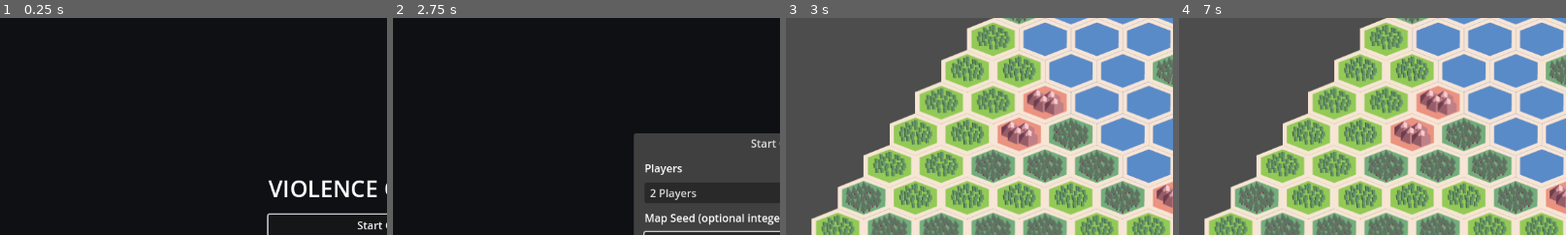
Above: before the commit, frames 1-4 (left to right).
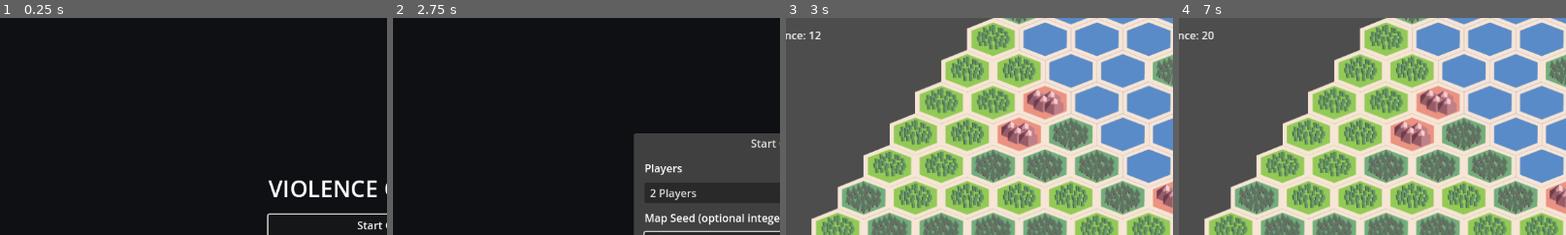
Above: after the commit, the same moments.

Repository: Gitchegumi/Violence-of-Action
Game: Godot game, scene res://scenes/ui/main_menu.tscn
Same seed, same stepped clock (60 frames per second), same inputs: the game is played once before the commit and once after it.
Inputs (mouse positions are % of the whole screen's width and height, from its top left):
- Up to frame 1 (0.25 s): no input
- Up to frame 2 (2.75 s): click "Start Game" at 0.5 s; click (50, 52) at 1.27 s; type "12" at 1.35 s; click "Start Game" at 2 s
- Up to frame 3 (3 s): click "Start" at 2.75 s
- Up to frame 4 (7 s): tap Enter (ui_accept) at 3.5, 3.77, 4.25, 5, 5.75, 6.5, 6.77 s; move the mouse to (72, 45) at 3.52 s; hold Right (ui_right) 3.53-4.25 s; tap 1 at 3.6, 5.3 s; click (72, 45) at 3.67 s; tap 2 at 3.8, 6.6 s; drag from (30, 55) to (45, 70) at 4.27 s; move the mouse to (60, 28) at 5.02 s; hold Right (ui_right) 5.03-5.75 s; tap 3 at 5.1, 6.8 s; drag from (45, 70) to (20, 35) at 5.77 s; move the mouse to (80, 65) at 6.52 s; hold Left (ui_left) from 6.53 s (still down)
The pictures show only the part of the screen within x 0-50%, y 0-50%; the shares and areas given below are measured in that part.

Frames 1-2 are identical in both runs. In frame 3, 0.2% of the frame differs, in the area x 0-10%, y 6-10%; in frame 4, 0.2%.

Commit message:
feat(economy): implement essence resource system
Add authoritative per-player essence balances, turn income, Scavenger rewards, upgrade eligibility, objective rewards, and upkeep. Wire purchases and the gameplay HUD to the resource manager, align Coreborn costs with GAME_RULES.md, and cover the mechanics with GUT tests.

Diff:
--- a/assets/data/armies/TheCoreborn/tier-1/battlefield_scavenger.tres
+++ b/assets/data/armies/TheCoreborn/tier-1/battlefield_scavenger.tres
@@ -10,7 +10,7 @@
 can_upgrade = false
 upgrade_cost = -1
 unit_description = "A unit that profits from destruction on the battlefield."
-unit_cost_type = "fibonnacci"
+unit_cost_type = "fibonacci"
 unit_cost = 1
 stats_block = {
 "armor": 0,
--- a/assets/data/armies/TheCoreborn/tier-1/fluxsmith.tres
+++ b/assets/data/armies/TheCoreborn/tier-1/fluxsmith.tres
@@ -10,7 +10,7 @@
 can_upgrade = true
 upgrade_cost = 3
 unit_description = "Support unit with healing and terrain-altering abilities."
-unit_cost = 2
+unit_cost = 4
 stats_block = {
 "armor": 0,
 "attack": 1,
--- a/assets/data/armies/TheCoreborn/tier-1/ghostthorn.tres
+++ b/assets/data/armies/TheCoreborn/tier-1/ghostthorn.tres
@@ -11,7 +11,7 @@
 upgrade_cost = 5
 unit_description = "Stealthy infiltrators using teleportation tech."
 unit_cost_type = "standard"
-unit_cost = 3
+unit_cost = 8
 stats_block = {
 "armor": 0,
 "attack": 2,
--- a/assets/data/armies/TheCoreborn/tier-1/golemancer_hull.tres
+++ b/assets/data/armies/TheCoreborn/tier-1/golemancer_hull.tres
@@ -11,7 +11,7 @@
 upgrade_cost = 5
 unit_description = "Massive exo-shell driven by arcane tech. Slow, powerful, and resilient."
 unit_cost_type = "standard"
-unit_cost = 3
+unit_cost = 8
 stats_block = {
 "armor": 2,
 "attack": 3,
--- a/assets/data/armies/TheCoreborn/tier-1/shard_walker.tres
+++ b/assets/data/armies/TheCoreborn/tier-1/shard_walker.tres
@@ -11,7 +11,7 @@
 upgrade_cost = 3
 unit_description = "Light troops augmented with crystal tech for standard mobility."
 unit_cost_type = "standard"
-unit_cost = 1
+unit_cost = 2
 stats_block = {
 "armor": 0,
 "attack": 1,
--- a/assets/data/armies/TheCoreborn/tier-1/tide_born.tres
+++ b/assets/data/armies/TheCoreborn/tier-1/tide_born.tres
@@ -11,7 +11,7 @@
 upgrade_cost = 5
 unit_description = "Bio-engineered aquatic troopers with amphibious mobility."
 unit_cost_type = "standard"
-unit_cost = 2
+unit_cost = 4
 stats_block = {
 "armor": 0,
 "attack": 2,
--- a/scenes/main.tscn
+++ b/scenes/main.tscn
@@ -1,13 +1,24 @@
-[gd_scene load_steps=4 format=3 uid="uid://b6163kstksqqe"]
+[gd_scene load_steps=5 format=3 uid="uid://b6163kstksqqe"]
 
 [ext_resource type="PackedScene" uid="uid://c6i7i5yoovjsh" path="res://scenes/tileMap.tscn" id="1_o5qli"]
 [ext_resource type="Script" uid="uid://cp41w75xohqfi" path="res://scripts/main.gd" id="1_sugp2"]
 [ext_resource type="PackedScene" uid="uid://1rpkc5flac0n" path="res://scenes/ui/unit_info_panel.tscn" id="2_0wfyh"]
+[ext_resource type="Script" path="res://scripts/systems/resource_manager.gd" id="3_resource"]
 
 [node name="Main" type="Node2D"]
 script = ExtResource("1_sugp2")
 
+[node name="ResourceManager" type="Node" parent="."]
+script = ExtResource("3_resource")
+
 [node name="TileMapLayer" parent="." instance=ExtResource("1_o5qli")]
+
+[node name="EssenceLabel" type="Label" parent="."]
+offset_left = 14.0
+offset_top = 14.0
+offset_right = 180.0
+offset_bottom = 45.0
+text = "Player 1 Essence: 12"
 
 [node name="UnitInfoPanel" parent="." instance=ExtResource("2_0wfyh")]
 offset_left = 14.0
--- a/scripts/main.gd
+++ b/scripts/main.gd
@@ -2,6 +2,8 @@
 
 func _ready():
 	var tile_map := $TileMapLayer
+	$ResourceManager.essence_changed.connect(_on_essence_changed)
+	_on_essence_changed(0, $ResourceManager.get_essence(0), 0, "initial")
 	# Clicking a placed unit (or the Inspect action) shows its info.
 	tile_map.unit_selected.connect($UnitInfoPanel.show_unit)
 	# Deploy radial: preview the hovered unit in the same panel, and clear it
@@ -13,3 +15,8 @@
 	var data = $TileMapLayer.get_unit_type(unit_id)
 	if data:
 		$UnitInfoPanel.show_unit_type(data, $TileMapLayer.get_unit_artwork(unit_id))
+
+
+func _on_essence_changed(player_id: int, total: int, _delta: int, _reason: String) -> void:
+	if player_id == 0:
+		$EssenceLabel.text = "Player 1 Essence: %d" % total
--- /dev/null
+++ b/scripts/systems/resource_manager.gd
@@ -0,0 +1,180 @@
+extends Node
+class_name ResourceManager
+
+signal essence_changed(player_id: int, total: int, delta: int, reason: String)
+signal objective_control_changed(previous_player_id: int, player_id: int)
+
+const INITIAL_ESSENCE := 12
+const SCAVENGER_REWARD_PER_DESTRUCTION := 3
+const OBJECTIVE_CAPTURE_BONUS := 6
+const OBJECTIVE_UPKEEP := 3
+const NO_PLAYER := -1
+
+var balances: Dictionary = {}
+var pending_destructions: Dictionary = {}
+var upgraded_units_this_turn: Dictionary = {}
+var objective_controller := NO_PLAYER
+var _destruction_serial := 0
+
+
+func _ready() -> void:
+	var configured_players := 2
+	if GameSession.has_match_config():
+		configured_players = int(GameSession.match_config.get("player_count", 2))
+	configure_players(configured_players)
+
+
+func configure_players(player_count: int, initial_essence: int = INITIAL_ESSENCE) -> void:
+	balances.clear()
+	pending_destructions.clear()
+	upgraded_units_this_turn.clear()
+	objective_controller = NO_PLAYER
+	for player_id in range(clampi(player_count, 2, 3)):
+		balances[player_id] = maxi(0, initial_essence)
+		pending_destructions[player_id] = {}
+		upgraded_units_this_turn[player_id] = {}
+
+
+func get_essence(player_id: int) -> int:
+	return int(balances.get(player_id, 0))
+
+
+func set_essence(player_id: int, amount: int, reason: String = "set") -> void:
+	var previous := get_essence(player_id)
+	balances[player_id] = maxi(0, amount)
+	_emit_essence_change(player_id, get_essence(player_id) - previous, reason)
+
+
+func can_afford(player_id: int, cost: int) -> bool:
+	return cost >= 0 and get_essence(player_id) >= cost
+
+
+func try_spend(player_id: int, cost: int, reason: String) -> bool:
+	if not can_afford(player_id, cost):
+		return false
+	balances[player_id] = get_essence(player_id) - cost
+	_emit_essence_change(player_id, -cost, reason)
+	return true
+
+
+func add_essence(player_id: int, amount: int, reason: String) -> int:
+	if amount <= 0:
+		return get_essence(player_id)
+	balances[player_id] = get_essence(player_id) + amount
+	_emit_essence_change(player_id, amount, reason)
+	return get_essence(player_id)
+
+
+func start_turn(player_id: int, active_units: Array) -> int:
+	upgraded_units_this_turn[player_id] = {}
+	var income := calculate_diversity_income(active_units)
+	if _contains_scavenger(active_units):
+		income += SCAVENGER_REWARD_PER_DESTRUCTION * pending_destructions.get(player_id, {}).size()
+	pending_destructions[player_id] = {}
+	if income > 0:
+		add_essence(player_id, income, "start_turn_income")
+	return income
+
+
+func record_unit_destroyed(destruction_id: String = "") -> String:
+	var resolved_id := destruction_id
+	if resolved_id.is_empty():
+		_destruction_serial += 1
+		resolved_id = "destroyed_%d" % _destruction_serial
+	for player_id in pending_destructions:
+		pending_destructions[player_id][resolved_id] = true
+	return resolved_id
+
+
+func try_purchase_upgrade(
+	player_id: int,
+	unit_id: String,
+	cost: int,
+	is_engaged: bool,
+	is_adjacent_to_enemy: bool
+) -> bool:
+	if unit_id.is_empty() or is_engaged or is_adjacent_to_enemy:
+		return false
+	if upgraded_units_this_turn.get(player_id, {}).has(unit_id):
+		return false
+	if not try_spend(player_id, cost, "upgrade:%s" % unit_id):
+		return false
+	upgraded_units_this_turn[player_id][unit_id] = true
+	return true
+
+
+func capture_objective(player_id: int) -> bool:
+	if objective_controller == player_id:
+		return false
+	var previous := objective_controller
+	objective_controller = player_id
+	add_essence(player_id, OBJECTIVE_CAPTURE_BONUS, "objective_capture")
+	objective_control_changed.emit(previous, player_id)
+	return true
+
+
+func resolve_objective_upkeep(player_id: int) -> bool:
+	if objective_controller != player_id:
+		return true
+	if try_spend(player_id, OBJECTIVE_UPKEEP, "objective_upkeep"):
+		return true
+	var previous := objective_controller
+	objective_controller = NO_PLAYER
+	objective_control_changed.emit(previous, NO_PLAYER)
+	return false
+
+
+static func calculate_diversity_income(active_units: Array) -> int:
+	var counted_types: Dictionary = {}
+	var income := 0
+	for unit in active_units:
+		var data = unit.get_unit_data() if unit is Node and unit.has_method("get_unit_data") else unit
+		if data == null or _is_scavenger(data):
+			continue
+		var type_id := _unit_type_id(data)
+		if counted_types.has(type_id):
+			continue
+		counted_types[type_id] = true
+		income += floori(_unit_cost(data) / 2.0)
+	return income
+
+
+static func _contains_scavenger(active_units: Array) -> bool:
+	for unit in active_units:
+		var data = unit.get_unit_data() if unit is Node and unit.has_method("get_unit_data") else unit
+		if data != null and _is_scavenger(data):
+			return true
+	return false
+
+
+static func _is_scavenger(data) -> bool:
+	return _unit_name(data).to_lower() == "battlefield scavenger"
+
+
+static func _unit_type_id(data) -> String:
+	if data is Resource and not data.resource_path.is_empty():
+		return data.resource_path
+	return _unit_name(data).to_lower()
+
+
+static func _unit_name(data) -> String:
+	if data is Dictionary:
+		return str(data.get("unit_name", ""))
+	return str(data.unit_name)
+
+
+static func _unit_cost(data) -> int:
+	if data is Dictionary:
+		return int(data.get("unit_cost", 0))
+	return int(data.unit_cost)
+
+
+func _emit_essence_change(player_id: int, delta: int, reason: String) -> void:
+	essence_changed.emit(player_id, get_essence(player_id), delta, reason)
+	GameLog.debug("economy", "Player %d essence %s%d => %d (%s)" % [
+		player_id + 1,
+		"+" if delta >= 0 else "",
+		delta,
+		get_essence(player_id),
+		reason,
+	])
--- a/scripts/tile_map.gd
+++ b/scripts/tile_map.gd
@@ -41,13 +41,17 @@
 var pending_action: Dictionary = {}  # Set when an action awaits target selection
 var _radial_is_deploy: bool = false  # True while a DEPLOY radial is open
 
-# --- Mock Resource System (for T018) ---
-var player_essence: int = 10  # Mock starting resources
+var resource_manager: ResourceManager
+const ACTIVE_PLAYER_ID := 0
 
 
 # --- Built-in Godot Functions ---
 
 func _ready():
+	resource_manager = get_node_or_null("../ResourceManager") as ResourceManager
+	if resource_manager == null:
+		resource_manager = ResourceManager.new()
+		add_child(resource_manager)
 	if GameSession.has_match_config():
 		player_count = int(GameSession.match_config.get("player_count", 2))
 		map_seed = int(GameSession.match_config.get("seed", 0))
@@ -585,7 +589,7 @@
 		"unit_name": data.unit_name,
 		"unit_role": data.unit_role,
 		"unit_cost": cost,
-		"affordable": player_essence >= cost,
+		"affordable": resource_manager.can_afford(ACTIVE_PLAYER_ID, cost),
 		"stats_block": data.stats_block,
 		"abilities": data.special_abilities,
 		"unit_description": data.unit_description,
@@ -598,7 +602,7 @@
 	if unit_node and unit_node.has_method("get_unit_data"):
 		data = unit_node.get_unit_data()
 	var can_upgrade := data != null and data.can_upgrade \
-		and data.upgrades_to != null and player_essence >= data.upgrade_cost
+		and data.upgrades_to != null and resource_manager.can_afford(ACTIVE_PLAYER_ID, data.upgrade_cost)
 	return [
 		{"action_id": "attack", "label": "Attack", "enabled": true, "description": "Attack a target"},
 		{"action_id": "move", "label": "Move", "enabled": true, "description": "Move to another tile"},
@@ -609,7 +613,7 @@
 func _build_placement_context() -> Dictionary:
 	"""Supply the radial menu with current validation context (T024)."""
 	return {
-		"resources": player_essence,
+		"resources": get_player_essence(),
 		"tile_valid": is_in_deployment_zone(radial_origin, 0),
 		"tile_occupied": troop_manager.get_unit_at_map_coord(radial_origin) != null,
 		"now_ms": Time.get_ticks_msec(),
@@ -623,18 +627,23 @@
 	emit_signal("deploy_preview_ended")
 
 func _on_radial_unit_selected(unit_id: String, origin: Vector2i):
-	"""Successful placement: spawn the real unit via troop_manager, deduct
-	essence, re-validate affordability, then close the radial as 'placed'."""
+	"""Reserve essence, place the real unit, and refund any rejected placement."""
 	var unit := _find_radial_unit(unit_id)
-	var cost := int(unit.get("unit_cost", 0)) if not unit.is_empty() else 0
+	if unit.is_empty():
+		_deploy_log("Unknown deployment unit rejected: %s" % unit_id)
+		return
+	var cost := int(unit.get("unit_cost", 0))
+	if not resource_manager.try_spend(ACTIVE_PLAYER_ID, cost, "purchase:%s" % unit_id):
+		_deploy_log("Not enough essence to place %s" % unit_id)
+		return
 	troop_manager.set_current_unit(unit_id)
 	if troop_manager.place_unit(origin):
-		player_essence = maxi(0, player_essence - cost)
-		_deploy_log("Placed %s at %s (essence=%d)" % [unit_id, str(origin), player_essence])
+		_deploy_log("Placed %s at %s (essence=%d)" % [unit_id, str(origin), get_player_essence()])
 	else:
+		resource_manager.add_essence(ACTIVE_PLAYER_ID, cost, "purchase_refund:%s" % unit_id)
 		_deploy_log("troop_manager rejected placement of %s at %s" % [unit_id, str(origin)])
 	if radial_menu_instance:
-		radial_menu_instance.revalidate_affordability(player_essence)
+		radial_menu_instance.revalidate_affordability(get_player_essence())
 	emit_signal("deploy_unit_selected", unit_id, origin)
 	_close_radial_menu("placed")
 
@@ -660,12 +669,20 @@
 	if data == null or not data.can_upgrade or data.upgrades_to == null:
 		_deploy_log("Upgrade unavailable for unit at %s" % str(origin))
 		return
-	if player_essence < data.upgrade_cost:
+	if not resource_manager.can_afford(ACTIVE_PLAYER_ID, data.upgrade_cost):
 		_deploy_log("Not enough essence to upgrade at %s" % str(origin))
 		return
-	player_essence -= data.upgrade_cost
+	if not resource_manager.try_purchase_upgrade(
+		ACTIVE_PLAYER_ID,
+		str(unit_node.get_instance_id()),
+		data.upgrade_cost,
+		false,
+		false
+	):
+		_deploy_log("Unit at %s cannot be upgraded again this turn" % str(origin))
+		return
 	unit_node.data = data.upgrades_to
-	_deploy_log("Upgraded unit at %s to %s (essence=%d)" % [str(origin), data.upgrades_to.unit_name, player_essence])
+	_deploy_log("Upgraded unit at %s to %s (essence=%d)" % [str(origin), data.upgrades_to.unit_name, get_player_essence()])
 
 func _begin_pending_action(kind: String, unit_node, origin: Vector2i):
 	# Move/Attack need a follow-up target-selection step. For now we record the
@@ -720,10 +737,8 @@
 	GameLog.debug("deployment.radial", message)
 
 func set_player_essence(amount: int):
-	"""Set player essence for testing affordability (temporary for T018)"""
-	player_essence = amount
-	_deploy_log("Player essence set to: %d" % player_essence)
+	resource_manager.set_essence(ACTIVE_PLAYER_ID, amount, "debug_set")
+	_deploy_log("Player essence set to: %d" % get_player_essence())
 
 func get_player_essence() -> int:
-	"""Get current player essence"""
-	return player_essence
+	return resource_manager.get_essence(ACTIVE_PLAYER_ID) if resource_manager else 0
--- a/scripts/unit_type.gd
+++ b/scripts/unit_type.gd
@@ -46,7 +46,7 @@
 	if unit_cost_type == "standard":
 		return unit_cost
 	elif unit_cost_type == "fibonacci":
-		return fibonacci(p_unit_count + 1)
+		return fibonacci(p_unit_count + 2)
 	return 0  # Default case for unknown cost types
 
 
--- a/tests/integration/test_deploy_real_units.gd
+++ b/tests/integration/test_deploy_real_units.gd
@@ -14,7 +14,7 @@
 	assert_true(tm.catalog.has("shard_walker"), "catalog loads the shard_walker UnitType")
 	var data = tm.catalog.get("shard_walker")
 	assert_eq(data.unit_name, "Shard Walker")
-	assert_eq(data.get_cost(0), 1, "Shard Walker costs 1 essence")
+	assert_eq(data.get_cost(0), 2, "Shard Walker cost matches GAME_RULES.md")
 
 func test_shard_walker_resource_fields():
 	var data = load("res://assets/data/armies/TheCoreborn/tier-1/shard_walker.tres")
--- /dev/null
+++ b/tests/unit/test_resource_manager.gd
@@ -0,0 +1,84 @@
+extends GutTest
+
+var ResourceManagerScript = preload("res://scripts/systems/resource_manager.gd")
+var manager: ResourceManager
+
+
+func before_each():
+	manager = ResourceManagerScript.new()
+	add_child_autofree(manager)
+	manager.configure_players(2)
+
+
+func _unit(unit_name: String, unit_cost: int) -> Dictionary:
+	return {"unit_name": unit_name, "unit_cost": unit_cost}
+
+
+func test_players_begin_with_twelve_essence():
+	assert_eq(manager.get_essence(0), 12)
+	assert_eq(manager.get_essence(1), 12)
+
+
+func test_diversity_income_counts_each_non_scavenger_type_once():
+	var units := [_unit("Shard Walker", 2), _unit("Shard Walker", 2), _unit("Tide Born", 4)]
+	assert_eq(manager.start_turn(0, units), 3)
+	assert_eq(manager.get_essence(0), 15)
+
+
+func test_no_units_and_only_scavengers_have_no_passive_income():
+	assert_eq(manager.start_turn(0, []), 0)
+	assert_eq(manager.start_turn(0, [_unit("Battlefield Scavenger", 1)]), 0)
+	assert_eq(manager.get_essence(0), 12)
+
+
+func test_scavenger_rewards_each_unique_destruction_once_not_per_scavenger():
+	manager.record_unit_destroyed("unit_a")
+	manager.record_unit_destroyed("unit_a")
+	manager.record_unit_destroyed("unit_b")
+	var scavengers := [_unit("Battlefield Scavenger", 1), _unit("Battlefield Scavenger", 2)]
+	assert_eq(manager.start_turn(0, scavengers), 6)
+	assert_eq(manager.start_turn(0, scavengers), 0, "destruction window resets at turn start")
+
+
+func test_spending_emits_state_change_and_rejects_unaffordable_cost():
+	watch_signals(manager)
+	assert_true(manager.try_spend(0, 4, "purchase:tide_born"))
+	assert_eq(manager.get_essence(0), 8)
+	assert_signal_emitted_with_parameters(manager, "essence_changed", [0, 8, -4, "purchase:tide_born"])
+	assert_false(manager.try_spend(0, 9, "purchase:ghostthorn"))
+	assert_eq(manager.get_essence(0), 8)
+
+
+func test_upgrade_is_once_per_turn_and_requires_safe_unit():
+	assert_false(manager.try_purchase_upgrade(0, "unit_1", 3, true, false))
+	assert_false(manager.try_purchase_upgrade(0, "unit_1", 3, false, true))
+	assert_true(manager.try_purchase_upgrade(0, "unit_1", 3, false, false))
+	assert_false(manager.try_purchase_upgrade(0, "unit_1", 3, false, false))
+	manager.start_turn(0, [])
+	assert_true(manager.try_purchase_upgrade(0, "unit_1", 3, false, false))
+
+
+func test_objective_capture_grants_bonus_only_when_control_changes():
+	assert_true(manager.capture_objective(0))
+	assert_eq(manager.get_essence(0), 18)
+	assert_false(manager.capture_objective(0))
+	assert_eq(manager.get_essence(0), 18)
+	assert_true(manager.capture_objective(1))
+	assert_eq(manager.get_essence(1), 18)
+
+
+func test_objective_upkeep_pays_or_removes_control():
+	manager.capture_objective(0)
+	assert_true(manager.resolve_objective_upkeep(0))
+	assert_eq(manager.get_essence(0), 15)
+	manager.set_essence(0, 2)
+	assert_false(manager.resolve_objective_upkeep(0))
+	assert_eq(manager.objective_controller, ResourceManager.NO_PLAYER)
+
+
+func test_scavenger_cost_uses_fibonacci_progression():
+	var scavenger: UnitType = load("res://assets/data/armies/TheCoreborn/tier-1/battlefield_scavenger.tres")
+	var costs: Array[int] = []
+	for existing_count in range(6):
+		costs.append(scavenger.get_cost(existing_count))
+	assert_eq(costs, [1, 2, 3, 5, 8, 13])
